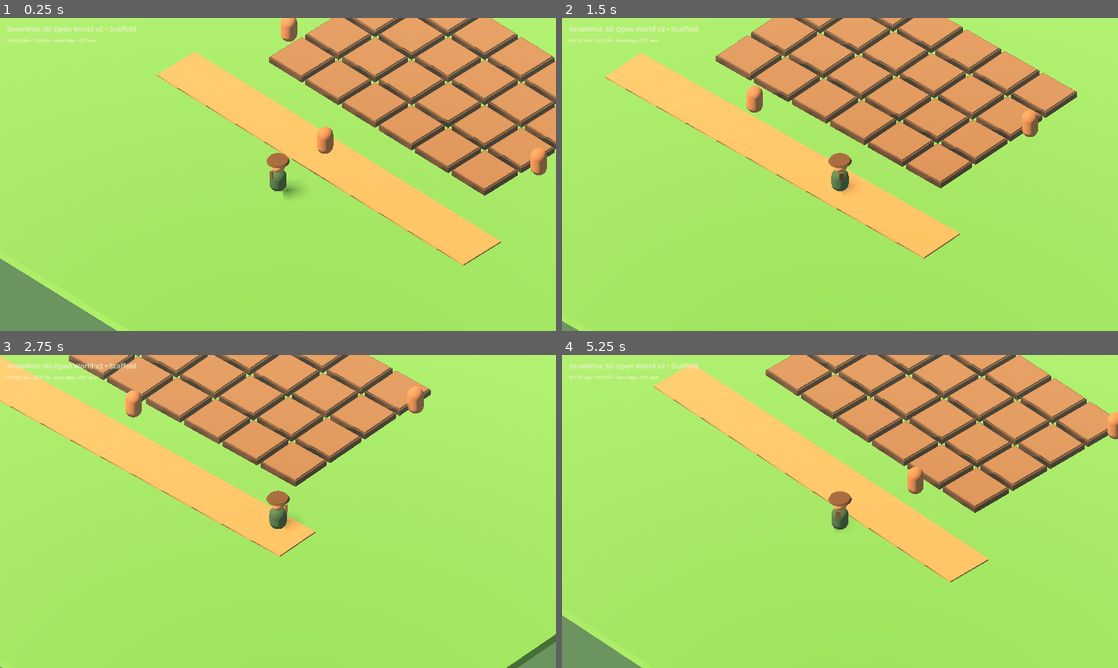
Above: before the commit, frames 1-4 (two rows, left to right).
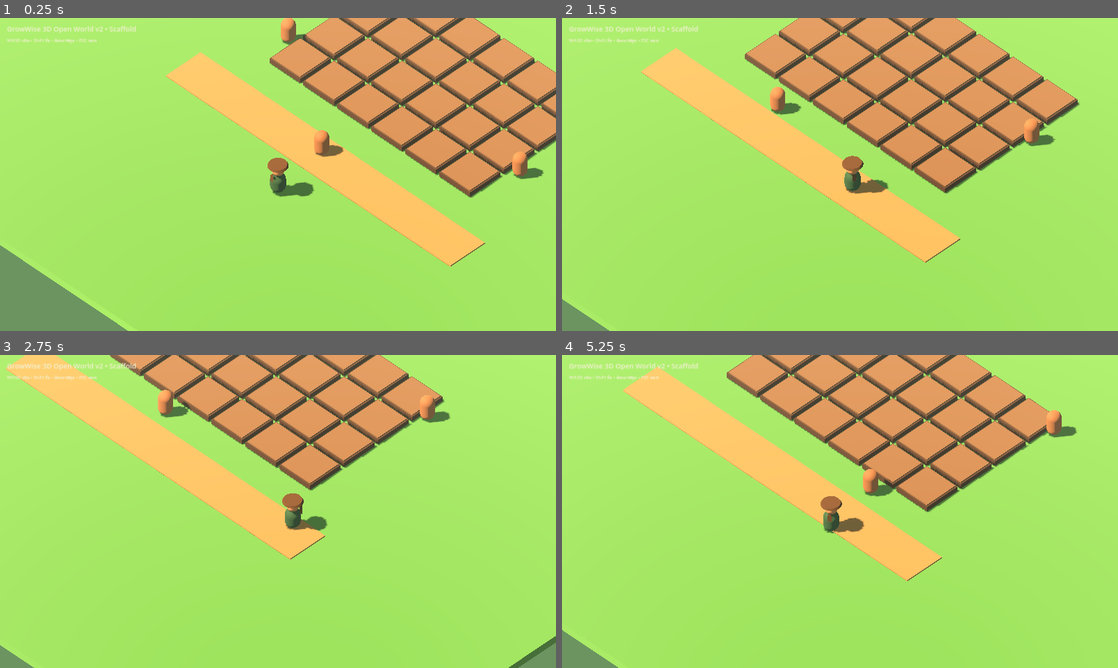
Above: after the commit, the same moments.

Repository: thanawat150/game
Game: Godot game, scene res://Main3D.tscn
Same seed, same stepped clock (60 frames per second), same inputs: the game is played once before the commit and once after it.
Inputs (mouse positions are in pixels of both pictures, inside the frame that each line leads up to):
- Up to frame 1 (0.25 s): no input
- Up to frame 2 (1.5 s): move the mouse to (962, 158) at 0.52 s; hold D (move_right) 0.53-1.28 s; hold Shift (sprint) 0.53-1.28 s; click (962, 158) at 0.67 s; move the mouse to (728, 190) at 1.27 s; hold S (move_back) from 1.28 s (still down); tap Shift (sprint) at 1.35 s; click (728, 190) at 1.42 s
- Up to frame 3 (2.75 s): move the mouse to (333, 442) at 2.02 s; release S (move_back) at 2.03 s; hold D (move_right) from 2.03 s (still down); hold Shift (sprint) from 2.03 s (still down); click (333, 442) at 2.17 s
- Up to frame 4 (5.25 s): move the mouse to (812, 574) at 2.77 s; release D (move_right) at 2.78 s; release Shift (sprint) at 2.78 s; hold W (move_forward) 2.78-3.53 s; tap Shift (sprint) at 2.85, 4.35 s; click (812, 574) at 2.92 s; move the mouse to (1006, 558) at 3.52 s; hold Shift (sprint) 3.53-4.28 s; hold A (move_left) 3.53-5.03 s; click (1006, 558) at 3.67 s; tap R (camera_reset) at 4.15 s; move the mouse to (673, 464) at 4.27 s; click (673, 464) at 4.42 s; move the mouse to (867, 511) at 5.02 s; hold S (move_back) from 5.03 s (still down); hold Shift (sprint) from 5.03 s (still down); click (867, 511) at 5.17 s

The runs differ from the first frame. In frame 1, 13% of the frame differs, in the area x 0-100%, y 0-100%; in frame 2, 17%; in frame 3, 18%; in frame 4, 27%.

Commit message:
feat(growwise3d): add isometric camera rig

Diff:
--- a/GrowWise3D/Main3D.tscn
+++ b/GrowWise3D/Main3D.tscn
@@ -73,12 +73,21 @@
 [node name="CameraRig" type="Node3D" parent="."]
 script = ExtResource("3")
 target_path = NodePath("../Player")
-position = Vector3(10, 12, 20)
 
-[node name="Camera3D" type="Camera3D" parent="CameraRig"]
+[node name="Pivot" type="Node3D" parent="CameraRig"]
+rotation_degrees = Vector3(-42, 45, 0)
+
+[node name="SpringArm3D" type="SpringArm3D" parent="CameraRig/Pivot"]
+spring_length = 16.0
+margin = 0.25
+collision_mask = 1
+
+[node name="Camera3D" type="Camera3D" parent="CameraRig/Pivot/SpringArm3D"]
 current = true
 projection = 1
-size = 13.0
+size = 14.0
+near = 0.1
+far = 180.0
 
 [node name="HUD" type="CanvasLayer" parent="."]
 
--- a/GrowWise3D/scripts/camera/camera_rig.gd
+++ b/GrowWise3D/scripts/camera/camera_rig.gd
@@ -2,29 +2,70 @@
 class_name GrowWiseCameraRig
 
 @export_node_path("Node3D") var target_path: NodePath
-@export var follow_smoothing: float = 7.0
-@export var camera_offset: Vector3 = Vector3(10.0, 12.0, 10.0)
+@export var follow_smoothing: float = 8.0
+@export var zoom_smoothing: float = 10.0
 @export var min_zoom: float = 8.0
-@export var max_zoom: float = 20.0
+@export var max_zoom: float = 22.0
+@export var default_zoom: float = 14.0
+@export var focus_height: float = 1.0
+@export var initial_pitch_degrees: float = -42.0
+@export var initial_yaw_degrees: float = 45.0
 
-@onready var camera: Camera3D = $Camera3D
+@onready var pivot: Node3D = $Pivot
+@onready var spring_arm: SpringArm3D = $Pivot/SpringArm3D
+@onready var camera: Camera3D = $Pivot/SpringArm3D/Camera3D
+
 var target: Node3D
+var target_zoom: float
+
 
 func _ready() -> void:
 	target = get_node_or_null(target_path) as Node3D
+	target_zoom = clampf(default_zoom, min_zoom, max_zoom)
+	pivot.rotation_degrees = Vector3(initial_pitch_degrees, initial_yaw_degrees, 0.0)
 	camera.projection = Camera3D.PROJECTION_ORTHOGONAL
-	camera.size = 13.0
+	camera.size = target_zoom
+	if target != null:
+		global_position = target.global_position + Vector3.UP * focus_height
+
 
 func _process(delta: float) -> void:
-	if target == null:
-		return
-	var desired := target.global_position + camera_offset
-	global_position = global_position.lerp(desired, clampf(follow_smoothing * delta, 0.0, 1.0))
-	look_at(target.global_position + Vector3(0.0, 1.0, 0.0), Vector3.UP)
+	if target != null:
+		var desired := target.global_position + Vector3.UP * focus_height
+		var follow_weight := 1.0 - exp(-follow_smoothing * delta)
+		global_position = global_position.lerp(desired, follow_weight)
+	var zoom_weight := 1.0 - exp(-zoom_smoothing * delta)
+	camera.size = lerpf(camera.size, target_zoom, zoom_weight)
+
 
 func _unhandled_input(event: InputEvent) -> void:
-	if event is InputEventMouseButton:
-		if event.button_index == MOUSE_BUTTON_WHEEL_UP and event.pressed:
-			camera.size = clampf(camera.size - 1.0, min_zoom, max_zoom)
-		elif event.button_index == MOUSE_BUTTON_WHEEL_DOWN and event.pressed:
-			camera.size = clampf(camera.size + 1.0, min_zoom, max_zoom)
+	if event is InputEventMouseButton and event.pressed:
+		if event.button_index == MOUSE_BUTTON_WHEEL_UP:
+			set_zoom(target_zoom - 1.0)
+		elif event.button_index == MOUSE_BUTTON_WHEEL_DOWN:
+			set_zoom(target_zoom + 1.0)
+	elif event.is_action_pressed("camera_reset"):
+		reset_view()
+
+
+func get_planar_basis() -> Basis:
+	var right := camera.global_basis.x
+	var forward := -camera.global_basis.z
+	right.y = 0.0
+	forward.y = 0.0
+	right = right.normalized()
+	forward = forward.normalized()
+	return Basis(right, Vector3.UP, -forward).orthonormalized()
+
+
+func get_zoom() -> float:
+	return target_zoom
+
+
+func set_zoom(value: float) -> void:
+	target_zoom = clampf(value, min_zoom, max_zoom)
+
+
+func reset_view() -> void:
+	pivot.rotation_degrees = Vector3(initial_pitch_degrees, initial_yaw_degrees, 0.0)
+	set_zoom(default_zoom)
--- /dev/null
+++ b/GrowWise3D/scripts/tests/camera_contract_test.gd
@@ -0,0 +1,52 @@
+extends SceneTree
+
+const MAIN_SCENE := preload("res://Main3D.tscn")
+
+var failures: PackedStringArray = []
+
+
+func _initialize() -> void:
+	var root := MAIN_SCENE.instantiate()
+	get_root().add_child(root)
+	var rig := root.get_node_or_null("CameraRig")
+	_expect(rig != null, "missing CameraRig")
+	if rig != null:
+		_expect(rig.get_node_or_null("Pivot") is Node3D, "missing Pivot Node3D")
+		_expect(rig.get_node_or_null("Pivot/SpringArm3D") is SpringArm3D, "missing SpringArm3D")
+		_expect(rig.get_node_or_null("Pivot/SpringArm3D/Camera3D") is Camera3D, "missing nested Camera3D")
+		_expect_number(rig, "follow_smoothing", 8.0)
+		_expect_number(rig, "min_zoom", 8.0)
+		_expect_number(rig, "max_zoom", 22.0)
+		_expect_number(rig, "default_zoom", 14.0)
+		_expect(rig.has_method("get_planar_basis"), "missing get_planar_basis")
+		_expect(rig.has_method("get_zoom"), "missing get_zoom")
+		_expect(rig.has_method("set_zoom"), "missing set_zoom")
+		_expect(rig.has_method("reset_view"), "missing reset_view")
+		if rig.has_method("set_zoom") and rig.has_method("get_zoom"):
+			rig.set_zoom(100.0)
+			_expect(is_equal_approx(rig.get_zoom(), 22.0), "set_zoom must clamp maximum")
+			rig.set_zoom(-100.0)
+			_expect(is_equal_approx(rig.get_zoom(), 8.0), "set_zoom must clamp minimum")
+	_finish()
+
+
+func _expect_number(node: Node, property_name: StringName, expected: float) -> void:
+	var value: Variant = node.get(property_name)
+	_expect(value is float or value is int, "%s must be numeric" % property_name)
+	if value is float or value is int:
+		_expect(is_equal_approx(value, expected), "%s must be %.1f" % [property_name, expected])
+
+
+func _expect(condition: bool, message: String) -> void:
+	if not condition:
+		failures.append(message)
+
+
+func _finish() -> void:
+	if failures.is_empty():
+		print("GROWWISE3D_CAMERA_CONTRACT_OK")
+		quit(0)
+		return
+	for failure in failures:
+		push_error("CAMERA_CONTRACT: %s" % failure)
+	quit(1)
Not shown, added: GrowWise3D/scripts/tests/camera_contract_test.gd.uid
